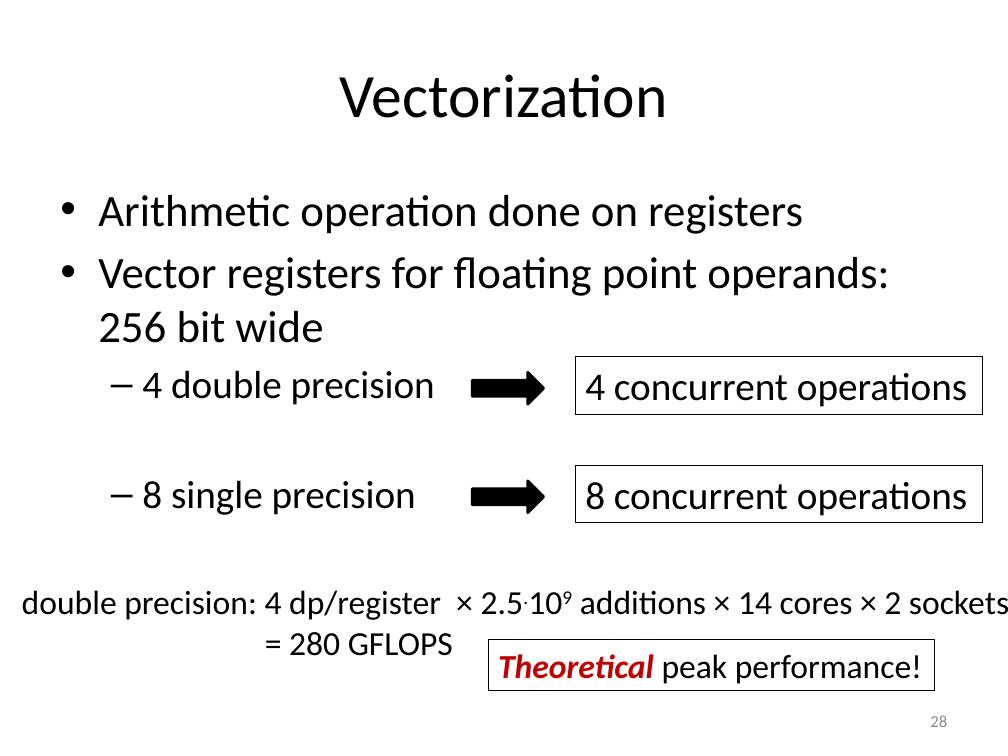
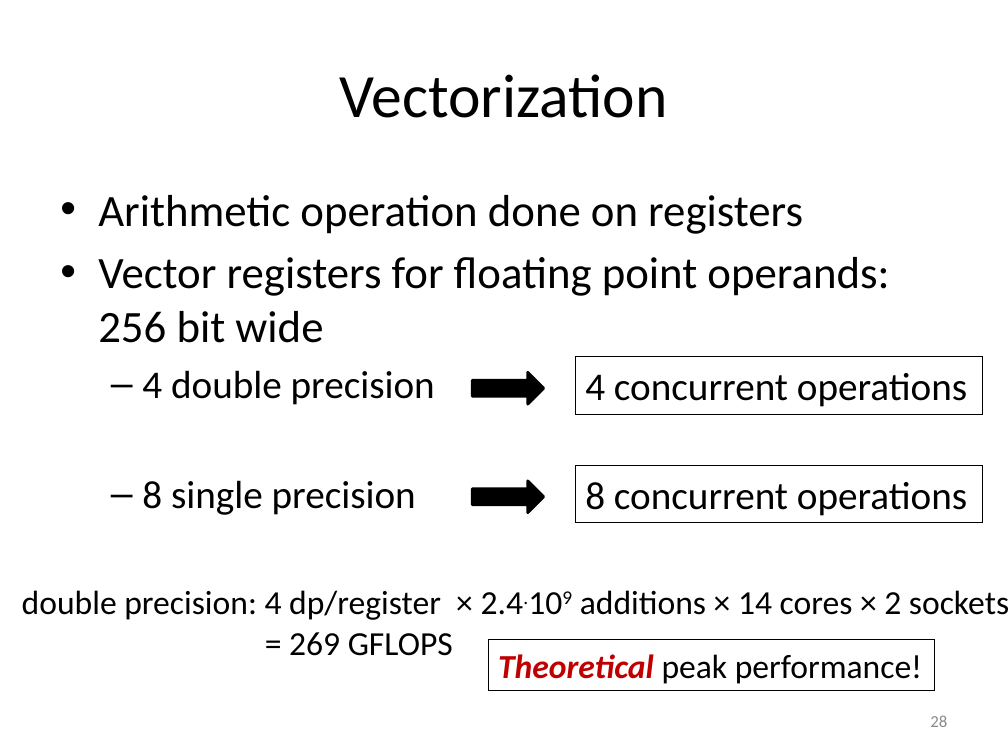
Before and after one commit to gjbex/training-material, a slide deck: slide 28 of Optimization/hpc_efficiency.pptx. Drawn at 1008x756 pixels with LibreOffice and Linux fonts; fonts in the diff are those of the drawing. Boxes give left, top, right and bottom in pixels: in the first picture for what was removed or moved away, otherwise in the second. Text is boxed around its words. In the diff, an @@ line names an element or a change of style, - is before the commit and + after.

Commit message:
Fix for actual Tier-1 broadwell CPU peak performance

```diff
--- a/Optimization/hpc_efficiency.pptx
+++ b/Optimization/hpc_efficiency.pptx
@@ text at (22, 590, 1008, 656): text changed @@
-double precision: 4 dp/register × 2.5.109 additions × 14 cores × 2 sockets
-= 280 GFLOPS
+double precision: 4 dp/register × 2.4.109 additions × 14 cores × 2 sockets
+= 269 GFLOPS
```
